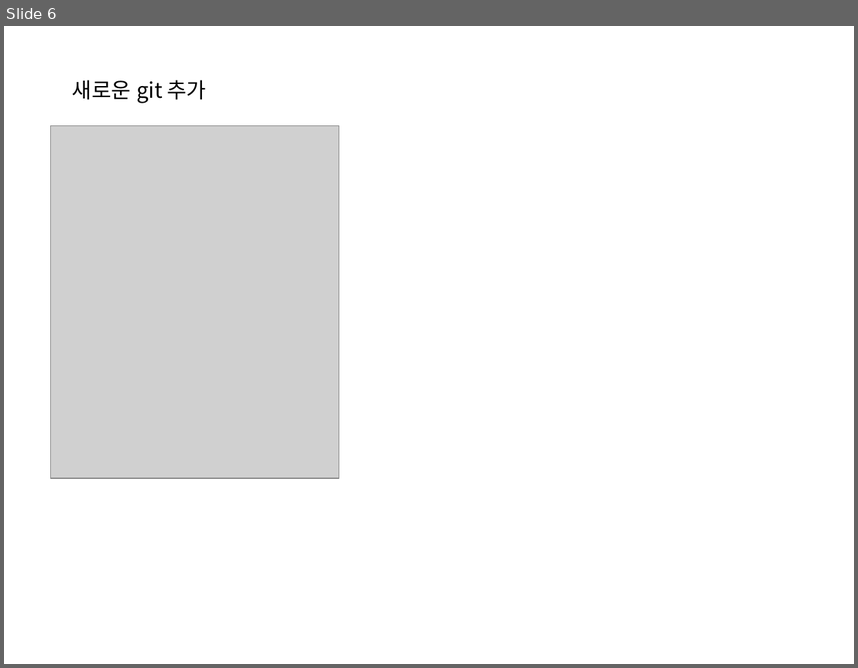
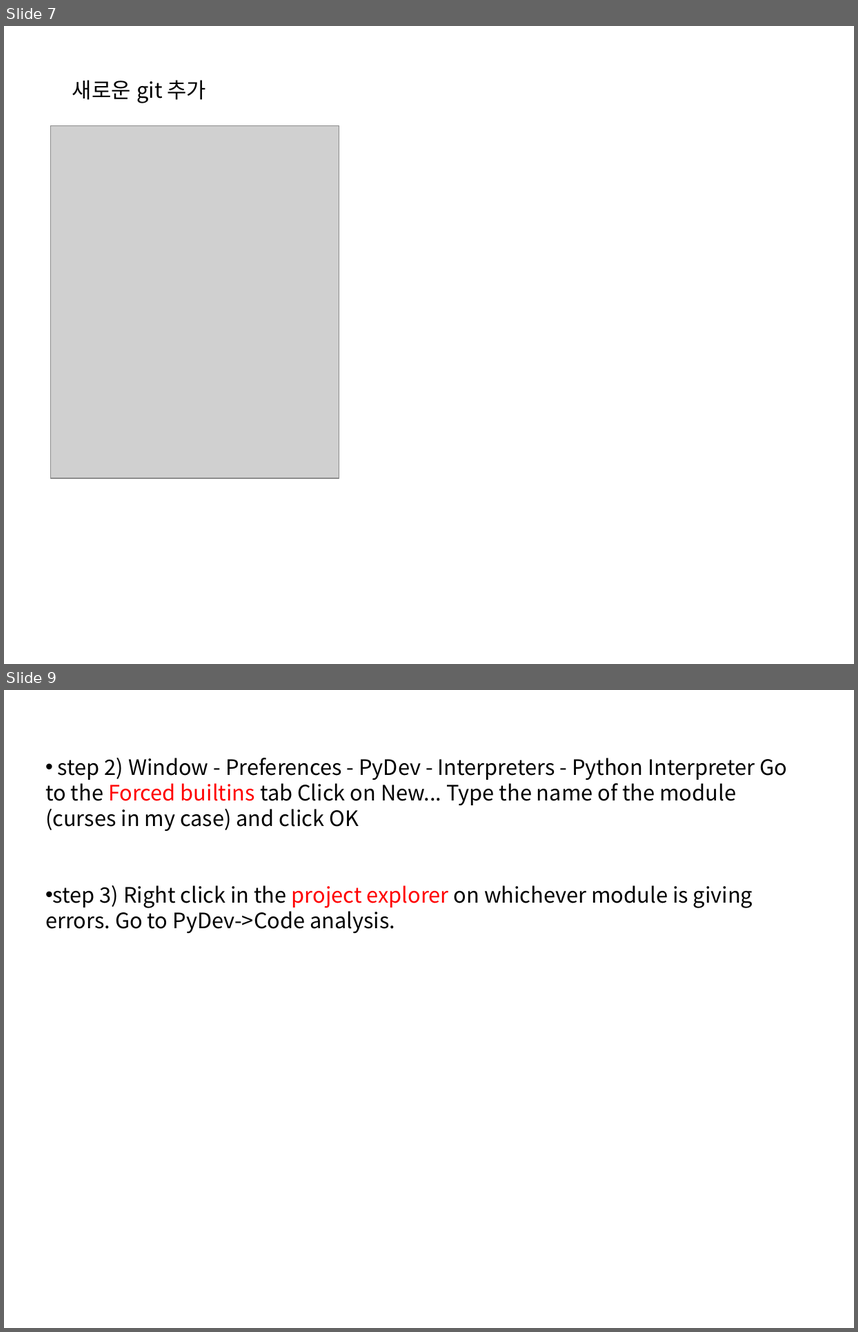
Before and after one commit to hccho2/hccho2FirstGitProject, a slide deck: Eclipse-Git.pptx. Shown one above the other, each under a label of ours: slide 6 before the commit, slides 7 and 9 after it; the slides between them are not shown. The pictures are 858x668 and 858x1332 pixels, drawn with LibreOffice and Linux fonts; fonts in the diff are those of the drawing; grey boxes stand for pictures. Boxes give left, top, right and bottom in pixels: in the first picture for what was removed or moved away, otherwise in the second. Text is boxed around its words. In the diff, an @@ line names an element or a change of style, - is before the commit and + after.

```diff
--- a/Eclipse-Git.pptx
+++ b/Eclipse-Git.pptx
@@ slide 9 added at (4, 690, 854, 1328), background #FFFFFF @@
@@ text added at (45, 758, 788, 933), 18 pt, text #000000 @@
+• step 2) Window - Preferences - PyDev - Interpreters - Python Interpreter Go to the Forced builtins tab Click on New... Type the name of the module (curses in my case) and click OK
+• step 3) Right click in the project explorer on whichever module is giving errors. Go to PyDev->Code analysis.
@@ what was slide 6 is now slide 7 @@
```
Also in this commit, not shown: 5 other slides added.
